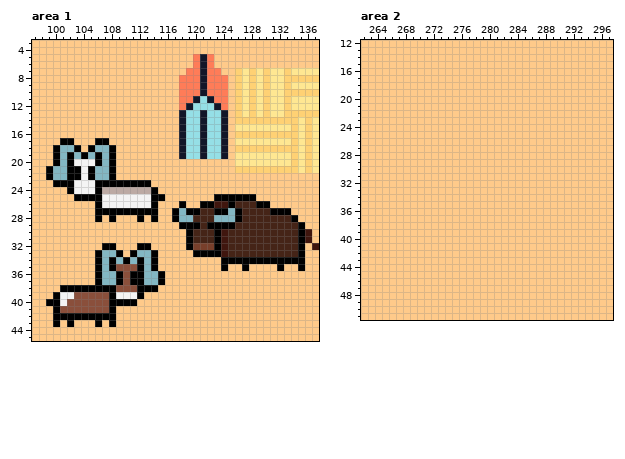
Two versions of one pixel-art file, Art/Aseprite/map.aseprite. The first picture shows the starting point.
320x180 pixels, 1 frame. Colours within 5 levels of each other are drawn and written as one. Shown: area 1: x 97..137, y 3..45; area 2: x 262..297, y 12..51. The commit also changed other parts of the picture, which this record leaves out.
Once edited:
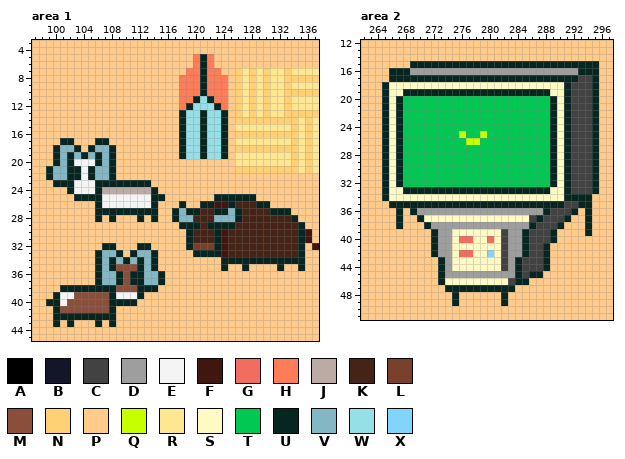
Palette (. is transparent): A #000000  B #121628  C #424242  D #9e9e9e  E #f4f4f4  F #40160e  G #f36c60  H #ff7c58  J #bcaaa4  K #452417  L #783f2b  M #8a4f3b  N #ffd174  P #ffca8a  Q #c6ff00  R #ffe792  S #fff9c4  T #00c853  U #082621  V #83b7c3  W #95dfe6  X #81d4fa
From old to new:
layer "PointCyborgs/SuperPC" added
Changed rows in their new state; - is an unchanged pixel.
Area 1:
first column x 99:
 5 ----------------------U--------------
 6 ----------------------U--------------
 7 ----------------------U--------------
 8 ----------------------U--------------
 9 ----------------------U--------------
10 ----------------------U--------------
11 ---------------------U-U-------------
12 --------------------U---U------------
13 -------------------U--U--U-----------
14 -------------------U--U--U-----------
15 -------------------U--U--U-----------
16 -------------------U--U--U-----------
17 --UU---UU----------U--U--U-----------
18 -U--U-U--U---------U--U--U-----------
19 -U-U-U-U-U---------U--U--U-----------
20 -U-U---U-U---------------------------
21 U--UU-U--U---------------------------
22 U--UU-U--U---------------------------
23 -UUU---UUUUUUUU----------------------
24 ---U---U-------U---------------------
25 ----UUUU-------UU-------UUUUUU-------
26 -------U-------U---U--UU--U---UU-----
27 -------UUUUUUUUU--U-UU--UU-U----UUU--
28 -------U-U---U-U--U--------U-------U-
29 -------------------UUU-UUUU---------U
30 --------------------U---U-----------U
31 --------------------U---U-----------U
32 --------UU---UU-----U---U-----------U
33 -------U--U-U--U-----UUUU-----------U
34 -------U-U-U-U-U---------UUUUUUUUUUUU
35 -------U-U---U-U---------U--U----U--U
36 -------U--U-UU--U--------------------
37 -------U--U-UU--U--------------------
38 --UUUUUUUU---UUU---------------------
39 -U-------U---U-----------------------
40 UU-------UUUU------------------------
41 -U-------U---------------------------
42 -UUUUUUUUU---------------------------
43 -U-U---U-U---------------------------
Area 2, layer "PointCyborgs/SuperPC":
first column x 265:
15 ----UUUUUUUUUUUUUUUUUUUUUUUUUUU
16 -UUUDDDDDDDDDDDDDDDDDDDDDDDDUUU
17 -UUUUUUUUUUUUUUUUUUUUUUUUUUUCCU
18 USSSSSSSSSSSSSSSSSSSSSSSSSUCCCU
19 USSUUUUUUUUUUUUUUUUUUUUUSSUCCCU
20 USUTTTTTTTTTTTTTTTTTTTTTUSUCCCU
21 USUTTTTTTTTTTTTTTTTTTTTTUSUCCCU
22 USUTTTTTTTTTTTTTTTTTTTTTUSUCCCU
23 USUTTTTTTTTTTTTTTTTTTTTTUSUCCCU
24 USUTTTTTTTTTTTTTTTTTTTTTUSUCCCU
25 USUTTTTTTTTQTTQTTTTTTTTTUSUCCCU
26 USUTTTTTTTTTQQTTTTTTTTTTUSUCCCU
27 USUTTTTTTTTTTTTTTTTTTTTTUSUCCCU
28 USUTTTTTTTTTTTTTTTTTTTTTUSUCCCU
29 USUTTTTTTTTTTTTTTTTTTTTTUSUCCCU
30 USUTTTTTTTTTTTTTTTTTTTTTUSUCCCU
31 USUTTTTTTTTTTTTTTTTTTTTTUSUCCCU
32 USUTTTTTTTTTTTTTTTTTTTTTUSUCCCU
33 USSUUUUUUUUUUUUUUUUUUUUUSSUCCCU
34 USSSSSSSSSSSSSSSSSSSSSSSSSUUUU-
35 -UUUUUUUUUUUUUUUUUUUUUUUUUCCUU-
36 --U-UDDDDDDDDDDDDDDDDDDUCCCU-U-
37 --U--USSSSSSSSSSSSSSSCUCCCU--U-
38 --U---UDDDDDDDDDDDDDDUCCCU---U-
39 -------UDDSSSSSSSCDDUCCCU----U-
40 -------UDDSGGSSGSCDDUCCCU------
41 -------UDDSSSSSSSCDDUCCU-------
42 -------UDDSGGSSXSCDDUCCU-------
43 --------UDSSSSSSSCDUCCCU-------
44 --------UDSSSSSSSCDUCCCU-------
45 --------UDDDDDDDDDDUCUU--------
46 --------USSSSSSSSSCUU----------
47 ---------UUUUUUUUUU------------
48 ----------U------U-------------
49 ----------U------U-------------
Where, in picture pixels (left, top, right, bottom), the same in both pictures:
changed: (46, 54, 305, 327)
changed: (382, 61, 599, 306)
